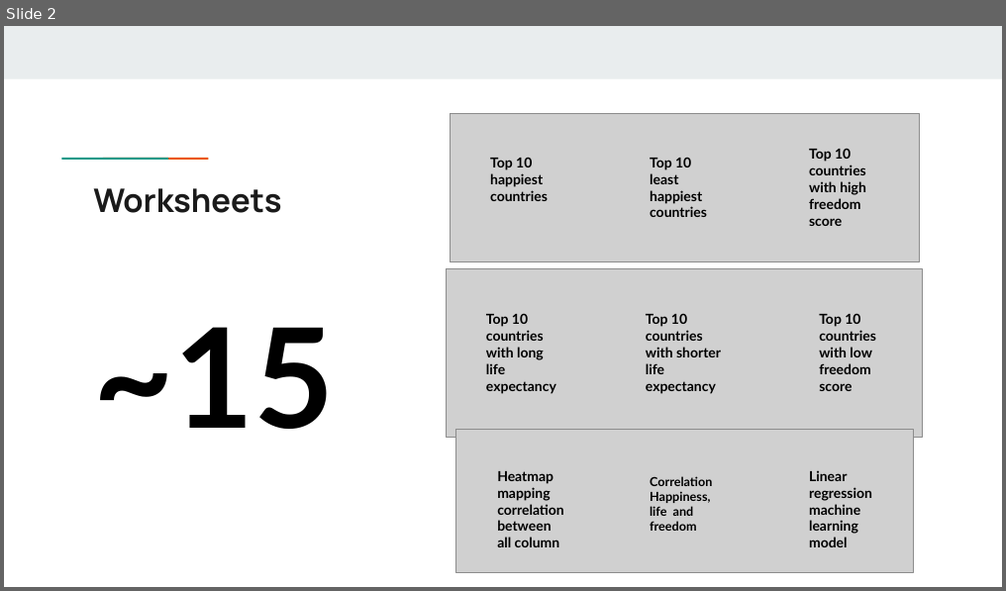
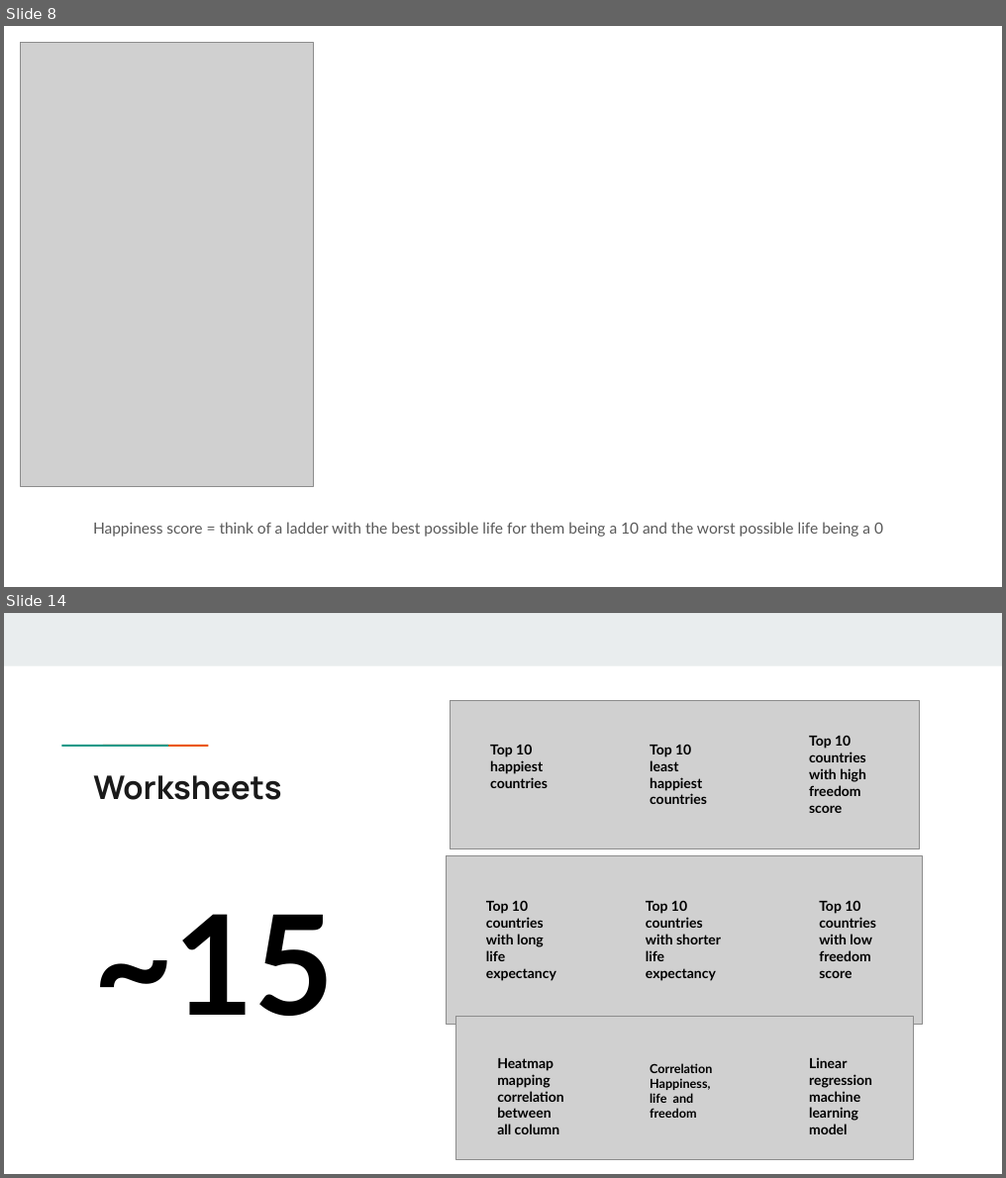
Before and after one commit to GloriaY007/Final-Group-Project-, a slide deck: Resources/Can we predict happiness.pptx. Shown one above the other, each under a label of ours: slide 2 before the commit, slides 8 and 14 after it; the slides between them are not shown. The pictures are 1006x591 and 1006x1178 pixels, drawn with LibreOffice and Linux fonts; fonts in the diff are those of the drawing; grey boxes stand for pictures. Boxes give left, top, right and bottom in pixels: in the first picture for what was removed or moved away, otherwise in the second. Text is boxed around its words. In the diff, an @@ line names an element or a change of style, - is before the commit and + after.

```diff
--- a/Resources/Can we predict happiness.pptx
+++ b/Resources/Can we predict happiness.pptx
@@ slide 8 added at (4,26,1002,587), background #FFFFFF @@
@@ picture added at (21,43,314,487) @@
@@ text added at (93,522,883,537), 11.1 pt, text #595959 @@
+Happiness score = think of a ladder with the best possible life for them being a 10 and the worst possible life being a 0
@@ what was slide 2 is now slide 14 @@
```
Also in this commit, not shown: 1 slide changed, 13 other slides added.
